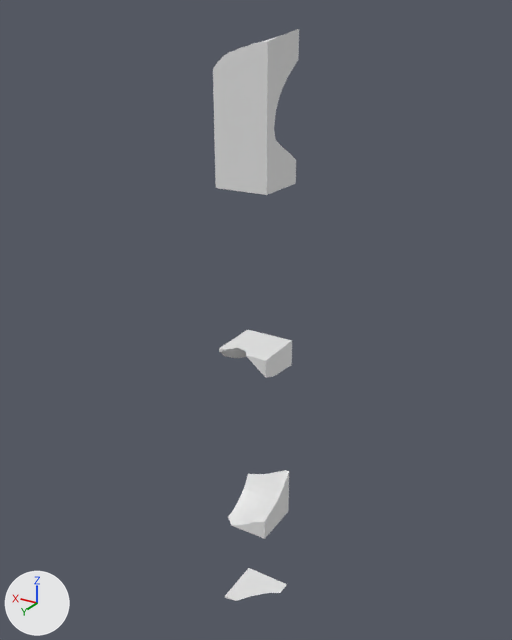
One commit to the glTF model assets/terrain/surface_pieces/surf_34_9.glb: the scene before it, then after it.
One viewpoint serves both versions: a camera (50 mm lens) standing at (31.4, 114.4, -1.6) and looking at (63.3, 61.3, -28.1). Lighting does not change. The marker at lower left points along +X, +Y and +Z. The first picture is the older version. Where no turn or scale is listed for an object, it has been applied to the vertices.

Names of what the first picture shows: 'layer_0', 'layer_1', 'layer_12', 'layer_2', 'layer_6', 'layer_9'.
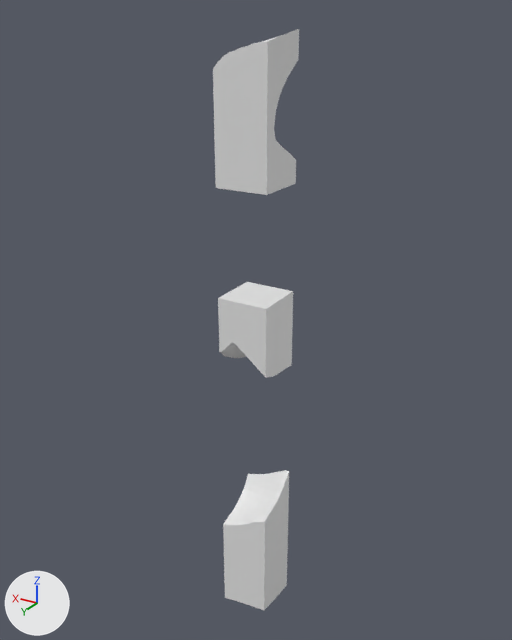
Boxes [x1, y1, x2, y2] around the edits, measured in the pictures (512 x 640 px):
'layer_5', added: after [218, 282, 293, 361]
'layer_10', added: after [223, 513, 288, 577]
'layer_11', added: after [224, 549, 288, 610]

Diff of the bpy script that builds the scene:
```diff
--- a/assets/terrain/surface_pieces/surf_34_9.glb.py
+++ b/assets/terrain/surface_pieces/surf_34_9.glb.py
@@ me_layer_11 @@
+me_layer_11.from_pydata(...)  # 50 vertices, 96 faces; spans x 60.0..65.0, y 60.0..65.0, z -60.0..-55.0
@@ me_layer_10 @@
+me_layer_10.from_pydata(...)  # 18 vertices, 32 faces; spans x 60.0..65.0, y 60.0..65.0, z -55.0..-50.0
@@ me_layer_5 @@
+me_layer_5.from_pydata(...)  # 24 vertices, 44 faces; spans x 60.0..65.0, y 60.0..65.0, z -30.0..-25.0
@@ ob_layer_11 @@
+ob_layer_11 = bpy.data.objects.new('layer_11', me_layer_11)
+ob_layer_11.location = (0.0, 0.0, 0.0)
@@ ob_layer_10 @@
+ob_layer_10 = bpy.data.objects.new('layer_10', me_layer_10)
+ob_layer_10.location = (0.0, 0.0, 0.0)
@@ ob_layer_5 @@
+ob_layer_5 = bpy.data.objects.new('layer_5', me_layer_5)
+ob_layer_5.location = (0.0, 0.0, 0.0)
```
